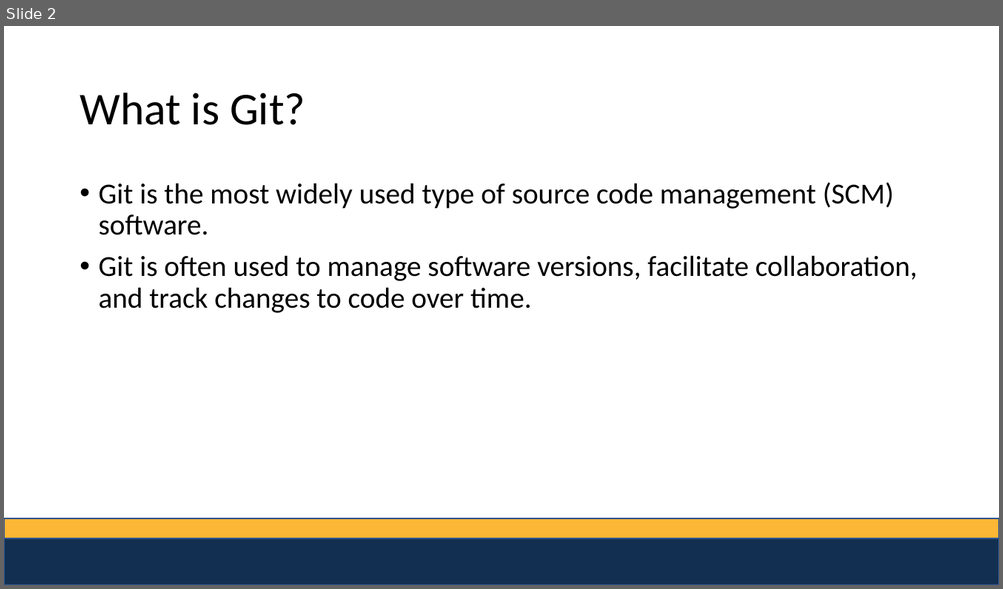
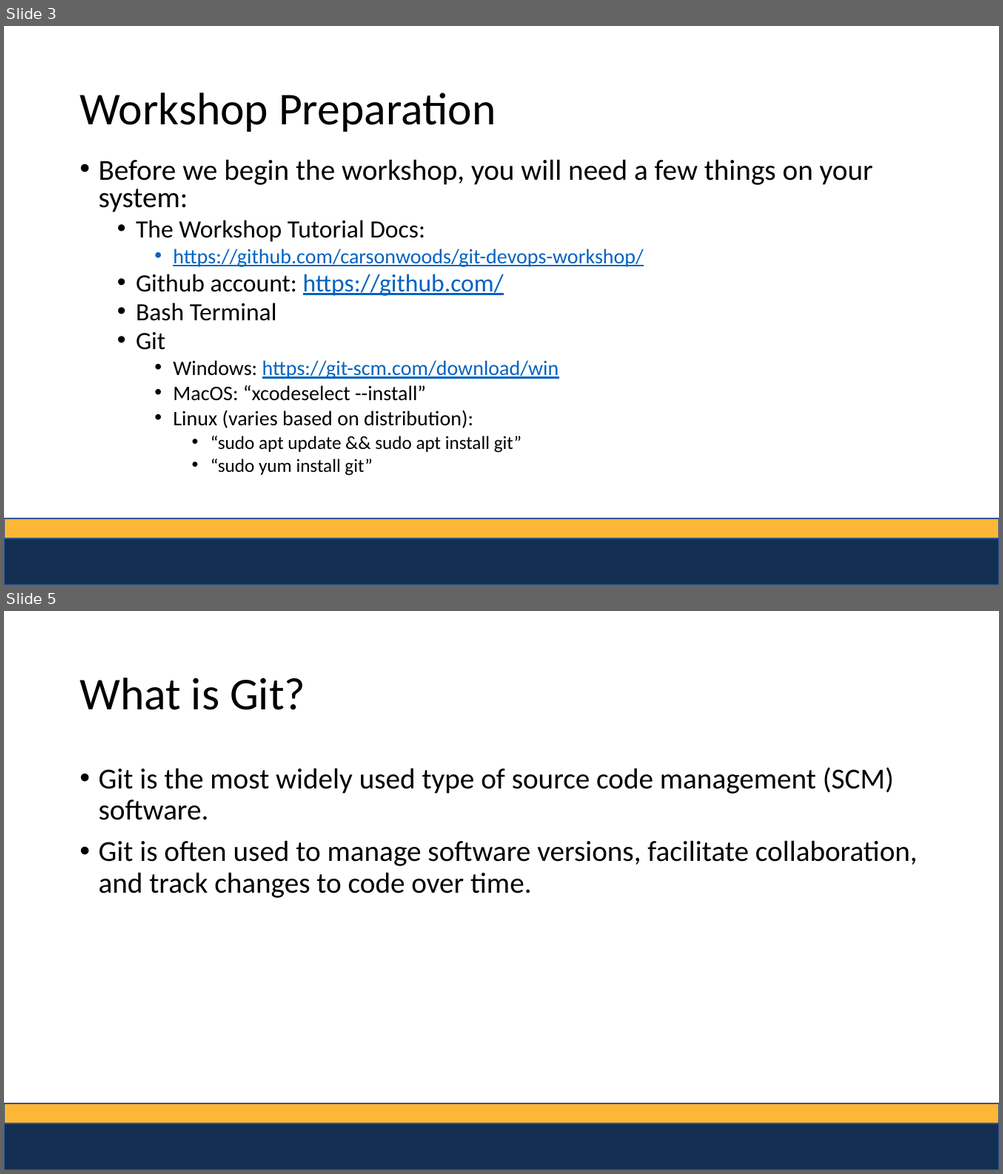
Before and after one commit to carsonwoods/git-devops-workshop, a slide deck: git/Introduction to Git.pptx. Shown one above the other, each under a label of ours: slide 2 before the commit, slides 3 and 5 after it; the slides between them are not shown. The pictures are 1003x589 and 1003x1174 pixels, drawn with LibreOffice and Linux fonts; fonts in the diff are those of the drawing. Boxes give left, top, right and bottom in pixels: in the first picture for what was removed or moved away, otherwise in the second. Text is boxed around its words. In the diff, an @@ line names an element or a change of style, - is before the commit and + after.

```diff
--- a/git/Introduction to Git.pptx
+++ b/git/Introduction to Git.pptx
@@ slide 3 added at (4, 26, 999, 585), background #FFFFFF @@
@@ title added at (79, 93, 495, 132), 44 pt, text #000000 @@
+Workshop Preparation
@@ text added at (99, 159, 873, 476), 20 pt, text #000000 @@
+• Before we begin the workshop, you will need a few things on your system:
+  • The Workshop Tutorial Docs:
+    • https://github.com/carsonwoods/git-devops-workshop/
+  • Github account: https://github.com/
+  • Bash Terminal
+  • Git
+    • Windows: https://git-scm.com/download/win
+    • MacOS: “xcodeselect --install”
+    • Linux (varies based on distribution):
+      • “sudo apt update && sudo apt install git”
+      • “sudo yum install git”
@@ rectangle added at (4, 519, 999, 540), fill #FDB736, outline #325491 1 pt @@
@@ rectangle added at (4, 540, 999, 585), fill #122F51, outline #325491 1 pt @@
@@ what was slide 2 is now slide 5 @@
```
Also in this commit, not shown: 1 slide changed, 2 other slides added.
